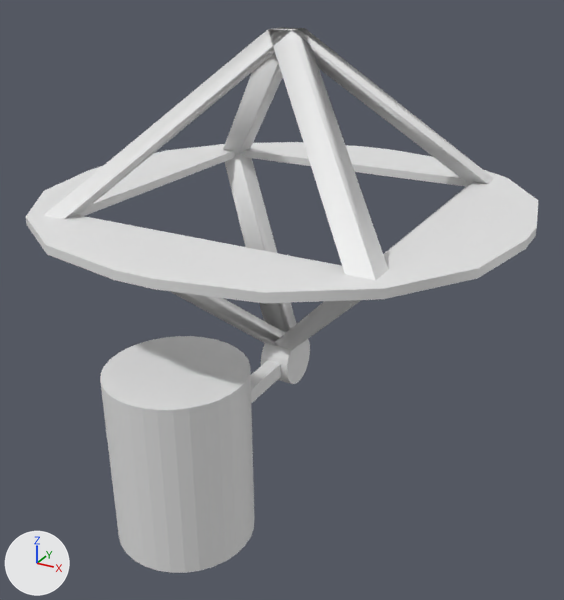
A saved change to the FBX model Assets/BlenderFiles/square_drone.fbx.
Before and after are seen from a 50 mm lens placed at (2.3, -4.23, 1.38), pointed at (0.06, -0.17, -0.65). Every picture has the same lights, and +X, +Y and +Z are marked at lower left. Where no turn or scale is listed for an object, it has been applied to the vertices.
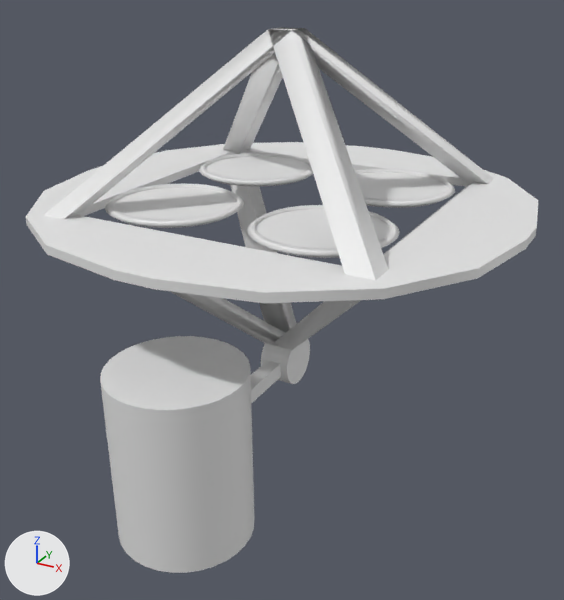
Where the change shows, as pixel boxes [x1, y1, x2, y2] in the pictures (564 x 600 px):
'ND — Recon Poly', added: after [112, 156, 448, 248]
'Torus', added: after [105, 153, 455, 258]

Edits to the bpy script that builds the scene:
```text
Add me_torus_001:
    me_torus_001.from_pydata(...)  # 408 vertices, 408 faces; spans x -0.42..1.43, y -0.42..1.42, z -0.03..0.03
Add me_nd___recon_poly_001:
    me_nd___recon_poly_001.from_pydata(...)  # 48 vertices, 4 faces; spans x -0.4..1.4, y -0.4..1.4, z 0.0
Add ob_torus:
    ob_torus = bpy.data.objects.new('Torus', me_torus_001)
    ob_torus.location = (-0.5, -0.5, 0.0)
Add ob_nd___recon_poly:
    ob_nd___recon_poly = bpy.data.objects.new('ND — Recon Poly', me_nd___recon_poly_001)
    ob_nd___recon_poly.location = (-0.5, -0.5, 0.0)
```
